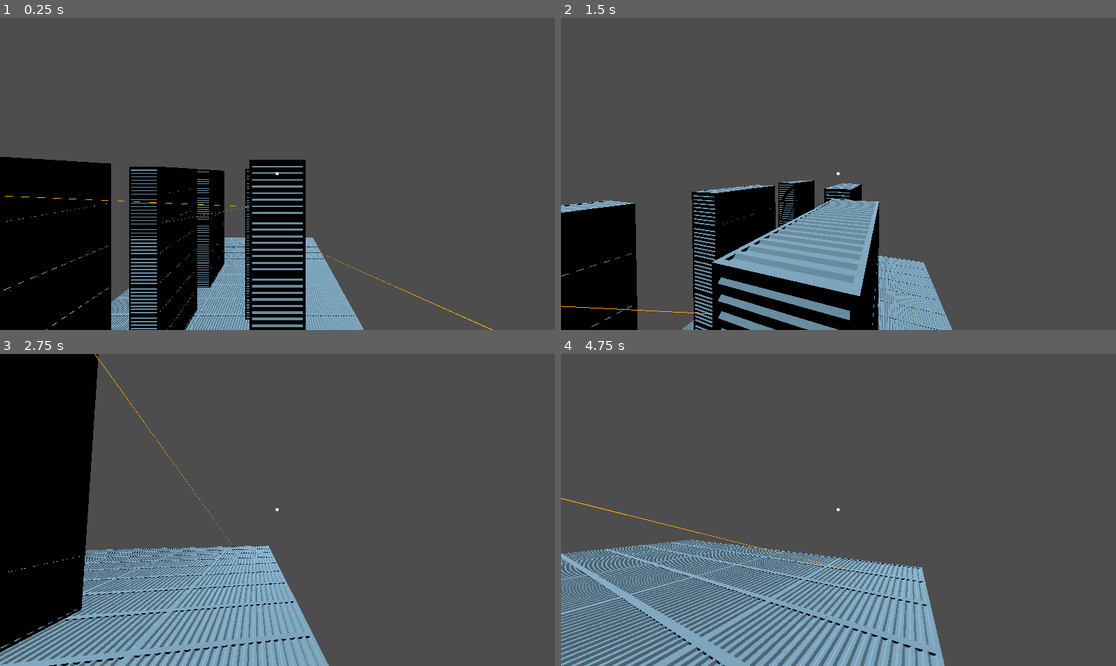
Above: before the commit, frames 1-4 (two rows, left to right).
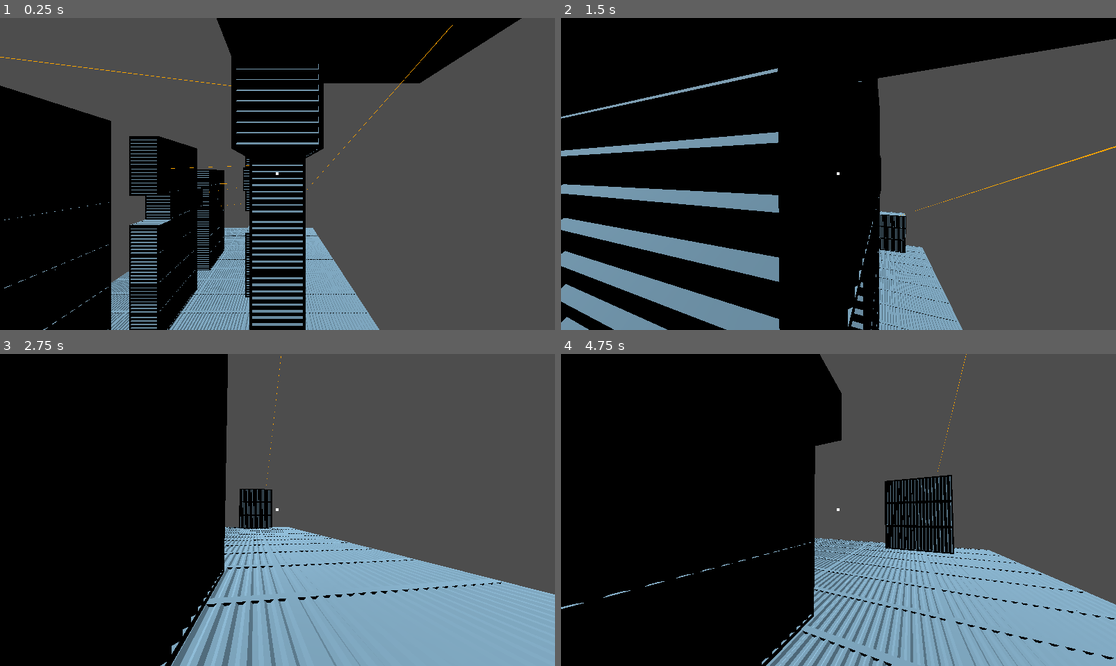
Above: after the commit, the same moments.

Repository: Alex-Fischman/Shipyard
Game: Godot game, scene res://Scenes/Main.tscn
Same seed, same stepped clock (60 frames per second), same inputs: the game is played once before the commit and once after it.
Inputs (mouse positions are in pixels of both pictures, inside the frame that each line leads up to):
- Up to frame 1 (0.25 s): no input
- Up to frame 2 (1.5 s): tap Enter at 0.5 s; move the mouse to (866, 174) at 0.52 s; hold W (move_forward) from 0.53 s (still down); click (866, 174) at 0.67 s; tap Space (jump) at 0.77 s; move the mouse to (810, 174) at 1.27 s; click (810, 174) at 1.42 s
- Up to frame 3 (2.75 s): keep holding W (move_forward); tap Space (jump) at 1.52 s; move the mouse to (288, 503) at 2.02 s; click (288, 503) at 2.17 s
- Up to frame 4 (4.75 s): keep holding W (move_forward); move the mouse to (832, 516) at 2.77 s; click (832, 516) at 2.92 s; tap Space (jump) at 3.02, 3.77, 4.52 s; move the mouse to (877, 513) at 3.52 s; click (877, 513) at 3.67 s; move the mouse to (794, 506) at 4.27 s; click (794, 506) at 4.42 s

The runs differ from the first frame. In frame 1, 25% of the frame differs, in the area x 0-94%, y 0-100%; in frame 2, 55%; in frame 3, 44%; in frame 4, 64%, in the area x 0-100%, y 0-100%.

Commit message:
Level design

Diff:
--- a/Scenes/Main.tscn
+++ b/Scenes/Main.tscn
@@ -8,7 +8,7 @@
 [node name="Main" type="Node3D"]
 
 [node name="Player" parent="." instance=ExtResource("2_h3igg")]
-transform = Transform3D(-1, 0, 8.74228e-08, 0, 1, 0, -8.74228e-08, 0, -1, -5, 13, -15)
+transform = Transform3D(-1, 0, 8.74228e-08, 0, 1, 0, -8.74228e-08, 0, -1, -5, 11, -15)
 
 [node name="Sunlight" type="DirectionalLight3D" parent="."]
 transform = Transform3D(-4.37114e-08, -0.866025, 0.5, 0, 0.5, 0.866025, -1, 3.78552e-08, -2.18557e-08, 0, 10, 0)
@@ -48,9 +48,6 @@
 [node name="Crate11" parent="." instance=ExtResource("1_kqox6")]
 transform = Transform3D(1, 0, 0, 0, 1, 0, 0, 0, 1, -5.5, 7, -15)
 
-[node name="Crate15" parent="." instance=ExtResource("1_kqox6")]
-transform = Transform3D(1, 0, 0, 0, 1, 0, 0, 0, 1, -5.5, 11, -15)
-
 [node name="Crate9" parent="." instance=ExtResource("1_kqox6")]
 transform = Transform3D(1, 0, 0, 0, 1, 0, 0, 0, 1, -2.5, 9, -15)
 
@@ -60,18 +57,27 @@
 [node name="Crate7" parent="." instance=ExtResource("1_kqox6")]
 transform = Transform3D(1, 0, 0, 0, 1, 0, 0, 0, 1, 2.5, 5, -15)
 
+[node name="Crate15" parent="." instance=ExtResource("1_kqox6")]
+transform = Transform3D(1, 0, 0, 0, 1, 0, 0, 0, 1, -7, 1, 16)
+
+[node name="Crate54" parent="." instance=ExtResource("1_kqox6")]
+transform = Transform3D(1, 0, 0, 0, 1, 0, 0, 0, 1, -7, 3, 16)
+
+[node name="Crate55" parent="." instance=ExtResource("1_kqox6")]
+transform = Transform3D(1, 0, 0, 0, 1, 0, 0, 0, 1, -7, 5, 16)
+
 [node name="RopeWithEndpoints" type="Node3D" parent="."]
 
 [node name="Rope" parent="RopeWithEndpoints" node_paths=PackedStringArray("a", "b") instance=ExtResource("3_ib6hg")]
-transform = Transform3D(-0.999445, -0.0123669, 1, 0, 0.928548, 12, -0.0333149, 0.371007, -30, -7.5, 12, -14)
+transform = Transform3D(-0.999843, -0.00500665, 0.500001, 0, 0.959244, 8.31325, -0.0177178, 0.282534, -28.2159, -8, 14.0873, -12.5896)
 a = NodePath("../A")
 b = NodePath("../B")
 
 [node name="A" type="Node3D" parent="RopeWithEndpoints"]
-transform = Transform3D(1, 0, 0, 0, 1, 0, 0, 0, 1, -7.5, 12, -14)
+transform = Transform3D(1, 0, 0, 0, 1, 0, 0, 0, 1, -8, 14.0873, -12.5896)
 
 [node name="B" type="Node3D" parent="RopeWithEndpoints"]
-transform = Transform3D(1, 0, 0, 0, 1, 0, 0, 0, 1, -8.5, 0, 16)
+transform = Transform3D(1, 0, 0, 0, 1, 0, 0, 0, 1, -8.5, 5.77404, 15.6262)
 
 [node name="Crate16" parent="." instance=ExtResource("1_kqox6")]
 transform = Transform3D(-4.37114e-08, 0, -1, 0, 1, 0, 1, 0, -4.37114e-08, -5, 1, -7)
@@ -92,7 +98,19 @@
 transform = Transform3D(-4.37114e-08, 0, -1, 0, 1, 0, 1, 0, -4.37114e-08, -5, 11, -7)
 
 [node name="Crate22" parent="." instance=ExtResource("1_kqox6")]
-transform = Transform3D(-4.37114e-08, 0, -1, 0, 1, 0, 1, 0, -4.37114e-08, -5, 13, -7)
+transform = Transform3D(-4.37114e-08, 0, -1, 0, 1, 0, 1, 0, -4.37114e-08, -5, 13, -9.1)
+
+[node name="Crate53" parent="." instance=ExtResource("1_kqox6")]
+transform = Transform3D(-4.37114e-08, 0, -1, 0, 1, 0, 1, 0, -4.37114e-08, -5, 13, -4.1)
+
+[node name="Crate50" parent="." instance=ExtResource("1_kqox6")]
+transform = Transform3D(1, 0, -1.06581e-14, 0, 1, 0, 1.06581e-14, 0, 1, -6.5, 15, -11.6)
+
+[node name="Crate51" parent="." instance=ExtResource("1_kqox6")]
+transform = Transform3D(-4.37114e-08, 0, -1, 0, 1, 0, 1, 0, -4.37114e-08, -5, 15, -7.1)
+
+[node name="Crate52" parent="." instance=ExtResource("1_kqox6")]
+transform = Transform3D(-4.37114e-08, 0, -1, 0, 1, 0, 1, 0, -4.37114e-08, -5, 17, -9.1)
 
 [node name="Crate23" parent="." instance=ExtResource("1_kqox6")]
 transform = Transform3D(-4.37114e-08, 0, 1, 0, 1, 0, -1, 0, -4.37114e-08, 4, 1, -10)
@@ -128,7 +146,7 @@
 transform = Transform3D(-4.37114e-08, 0, 1, 0, 1, 0, -1, 0, -4.37114e-08, 4, 7, -2)
 
 [node name="Crate34" parent="." instance=ExtResource("1_kqox6")]
-transform = Transform3D(-4.37114e-08, 0, 1, 0, 1, 0, -1, 0, -4.37114e-08, 4, 9, -2)
+transform = Transform3D(-4.37114e-08, 0, 1, 0, 1, 0, -1, 0, -4.37114e-08, 4, 9, -0.744161)
 
 [node name="Crate35" parent="." instance=ExtResource("1_kqox6")]
 transform = Transform3D(-4.37114e-08, 0, 1, 0, 1, 0, -1, 0, -4.37114e-08, 4, 11, -2)
@@ -146,13 +164,13 @@
 transform = Transform3D(-4.37114e-08, 0, 1, 0, 1, 0, -1, 0, -4.37114e-08, -3, 5, 2)
 
 [node name="Crate40" parent="." instance=ExtResource("1_kqox6")]
-transform = Transform3D(-4.37114e-08, 0, 1, 0, 1, 0, -1, 0, -4.37114e-08, -3, 7, 2)
+transform = Transform3D(-4.37114e-08, 0, 1, 0, 1, 0, -1, 0, -4.37114e-08, -3, 7, 4)
 
 [node name="Crate41" parent="." instance=ExtResource("1_kqox6")]
 transform = Transform3D(-4.37114e-08, 0, 1, 0, 1, 0, -1, 0, -4.37114e-08, -3, 9, 2)
 
 [node name="Crate42" parent="." instance=ExtResource("1_kqox6")]
-transform = Transform3D(-4.37114e-08, 0, 1, 0, 1, 0, -1, 0, -4.37114e-08, -3, 11, 2)
+transform = Transform3D(-4.37114e-08, 0, 1, 0, 1, 0, -1, 0, -4.37114e-08, -3, 11, 1)
 
 [node name="Crate43" parent="." instance=ExtResource("1_kqox6")]
 transform = Transform3D(-4.37114e-08, 0, 1, 0, 1, 0, -1, 0, -4.37114e-08, -3, 13, 2)
@@ -175,31 +193,67 @@
 [node name="Crate49" parent="." instance=ExtResource("1_kqox6")]
 transform = Transform3D(-4.37114e-08, 0, 1, 0, 1, 0, -1, 0, -4.37114e-08, 4, 11, 6)
 
-[node name="Crate50" parent="." instance=ExtResource("1_kqox6")]
-transform = Transform3D(-4.37114e-08, 0, 1, 0, 1, 0, -1, 0, -4.37114e-08, 4, 13, 6)
-
 [node name="RopeWithEndpoints3" type="Node3D" parent="."]
 
 [node name="Rope" parent="RopeWithEndpoints3" node_paths=PackedStringArray("a", "b") instance=ExtResource("3_ib6hg")]
-transform = Transform3D(0.216931, 0.206951, 9, 0, 0.97727, -2, -0.976187, 0.0459892, 2, 3.5, 10, -4)
+transform = Transform3D(0.081908, 0.0318281, 7.64226, 0, 0.99949, -0.245007, -0.99664, 0.00261576, 0.628073, 3.5, 11.8, -4)
 a = NodePath("../A")
 b = NodePath("../B")
 
 [node name="A" type="Node3D" parent="RopeWithEndpoints3"]
-transform = Transform3D(1, 0, 0, 0, 1, 0, 0, 0, 1, 3.5, 10, -4)
+transform = Transform3D(1, 0, 0, 0, 1, 0, 0, 0, 1, 3.5, 11.8, -4)
 
 [node name="B" type="Node3D" parent="RopeWithEndpoints3"]
-transform = Transform3D(1, 0, 0, 0, 1, 0, 0, 0, 1, -5.5, 12, -6)
+transform = Transform3D(1, 0, 0, 0, 1, 0, 0, 0, 1, -4.14226, 12.045, -4.62807)
 
 [node name="RopeWithEndpoints2" type="Node3D" parent="."]
 
 [node name="Rope" parent="RopeWithEndpoints2" node_paths=PackedStringArray("a", "b") instance=ExtResource("3_ib6hg")]
-transform = Transform3D(-0.351123, -0.108846, 8, 0, 0.99322, 1, -0.936329, 0.0408173, -3, 3.5, 13, -11)
+transform = Transform3D(-0.2232, -0.00383599, 8, 0, 0.999992, 0.0322971, -0.974773, 0.00087835, -1.83181, 3.5, 13.8659, -12.434)
 a = NodePath("../A")
 b = NodePath("../B")
 
 [node name="A" type="Node3D" parent="RopeWithEndpoints2"]
-transform = Transform3D(1, 0, 0, 0, 1, 0, 0, 0, 1, 3.5, 13, -11)
+transform = Transform3D(1, 0, 0, 0, 1, 0, 0, 0, 1, 3.5, 13.8659, -12.434)
 
 [node name="B" type="Node3D" parent="RopeWithEndpoints2"]
-transform = Transform3D(1, 0, 0, 0, 1, 0, 0, 0, 1, -4.5, 12, -8)
+transform = Transform3D(1, 0, 0, 0, 1, 0, 0, 0, 1, -4.5, 13.8336, -10.6022)
+
+[node name="RopeWithEndpoints4" type="Node3D" parent="."]
+
+[node name="Rope" parent="RopeWithEndpoints4" node_paths=PackedStringArray("a", "b") instance=ExtResource("3_ib6hg")]
+transform = Transform3D(-0.00358144, -0.0149414, 6, 0, 0.999888, 0.0896597, -0.999994, 5.35122e-05, -0.0214888, 3.5, 10.5467, 0.252622)
+a = NodePath("../A")
+b = NodePath("../B")
+
+[node name="A" type="Node3D" parent="RopeWithEndpoints4"]
+transform = Transform3D(1, 0, 0, 0, 1, 0, 0, 0, 1, 3.5, 10.5467, 0.252622)
+
+[node name="B" type="Node3D" parent="RopeWithEndpoints4"]
+transform = Transform3D(1, 0, 0, 0, 1, 0, 0, 0, 1, -2.5, 10.4571, 0.274112)
+
+[node name="RopeWithEndpoints5" type="Node3D" parent="."]
+
+[node name="Rope" parent="RopeWithEndpoints5" node_paths=PackedStringArray("a", "b") instance=ExtResource("3_ib6hg")]
+transform = Transform3D(-0.318975, 0.122792, 5.02213, 0, 0.991571, -0.692365, -0.947763, -0.0413264, -1.69022, 3, 9.40172, 1.79516)
+a = NodePath("../A")
+b = NodePath("../B")
+
+[node name="A" type="Node3D" parent="RopeWithEndpoints5"]
+transform = Transform3D(1, 0, 0, 0, 1, 0, 0, 0, 1, 3, 9.40172, 1.79516)
+
+[node name="B" type="Node3D" parent="RopeWithEndpoints5"]
+transform = Transform3D(1, 0, 0, 0, 1, 0, 0, 0, 1, -2.02213, 10.0941, 3.48538)
+
+[node name="RopeWithEndpoints6" type="Node3D" parent="."]
+
+[node name="Rope" parent="RopeWithEndpoints6" node_paths=PackedStringArray("a", "b") instance=ExtResource("3_ib6hg")]
+transform = Transform3D(0.0400786, 0.098996, -5.51482, 0, 0.99508, 0.549527, 0.999197, -0.00397081, 0.221204, -2.16269, 7.64272, 6.05215)
+a = NodePath("../A")
+b = NodePath("../B")
+
+[node name="A" type="Node3D" parent="RopeWithEndpoints6"]
+transform = Transform3D(1, 0, 0, 0, 1, 0, 0, 0, 1, -2.16269, 7.64272, 6.05215)
+
+[node name="B" type="Node3D" parent="RopeWithEndpoints6"]
+transform = Transform3D(1, 0, 0, 0, 1, 0, 0, 0, 1, 3.35213, 7.09319, 5.83094)
--- a/Scenes/Player.tscn
+++ b/Scenes/Player.tscn
@@ -4,8 +4,10 @@
 [ext_resource type="Script" path="res://Scripts/Player.gd" id="1_mh0dp"]
 
 [sub_resource type="CapsuleShape3D" id="CapsuleShape3D_abh8k"]
+height = 1.9
 
 [sub_resource type="CapsuleMesh" id="CapsuleMesh_mj2w3"]
+height = 1.9
 
 [sub_resource type="SphereShape3D" id="SphereShape3D_j3g1t"]
 
--- a/Scripts/Player.gd
+++ b/Scripts/Player.gd
@@ -53,7 +53,7 @@
 				rope_length = self.global_position.distance_to(grapple_point)
 
 		if current_target != null:
-			grapple_point = compute_grapple_point(delta)
+			grapple_point = compute_grapple_point()
 
 			var distance: float = self.global_position.distance_to(grapple_point)
 			if distance > rope_length:
@@ -73,7 +73,7 @@
 			current_target = null
 			grapple_rope = null
 
-func compute_grapple_point(delta: float) -> Vector3:
+func compute_grapple_point() -> Vector3:
 	var a: Vector3 = current_target.get("a").global_position
 	var b: Vector3 = current_target.get("b").global_position
 	var c: Vector3 = self.global_position
